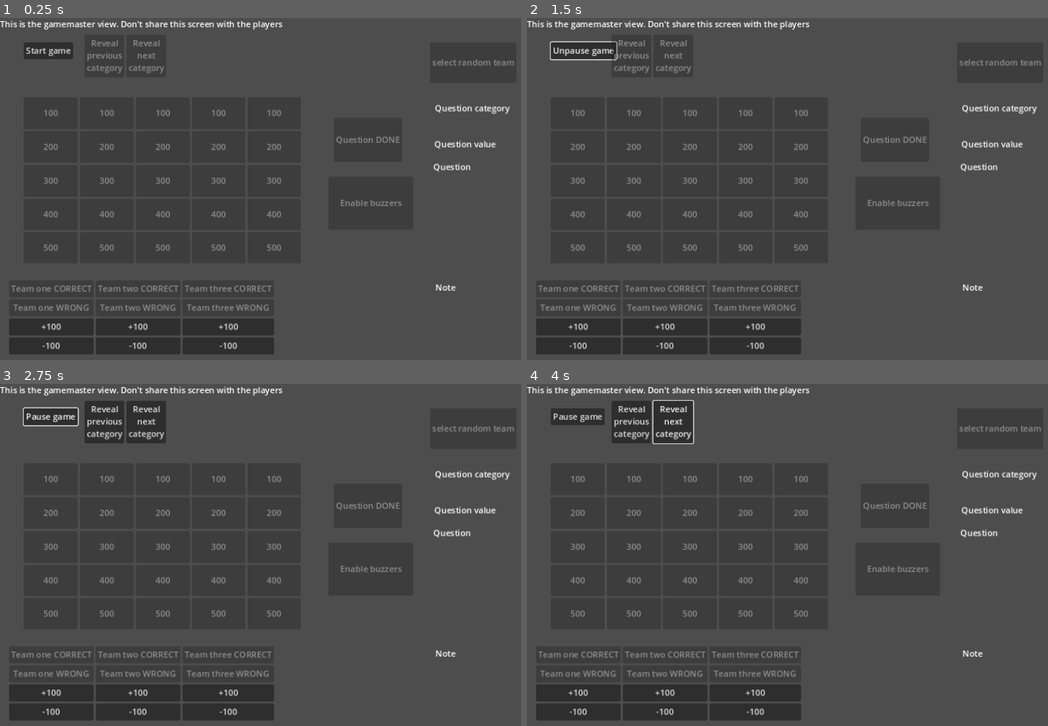
Above: before the commit, frames 1-4 (two rows, left to right).
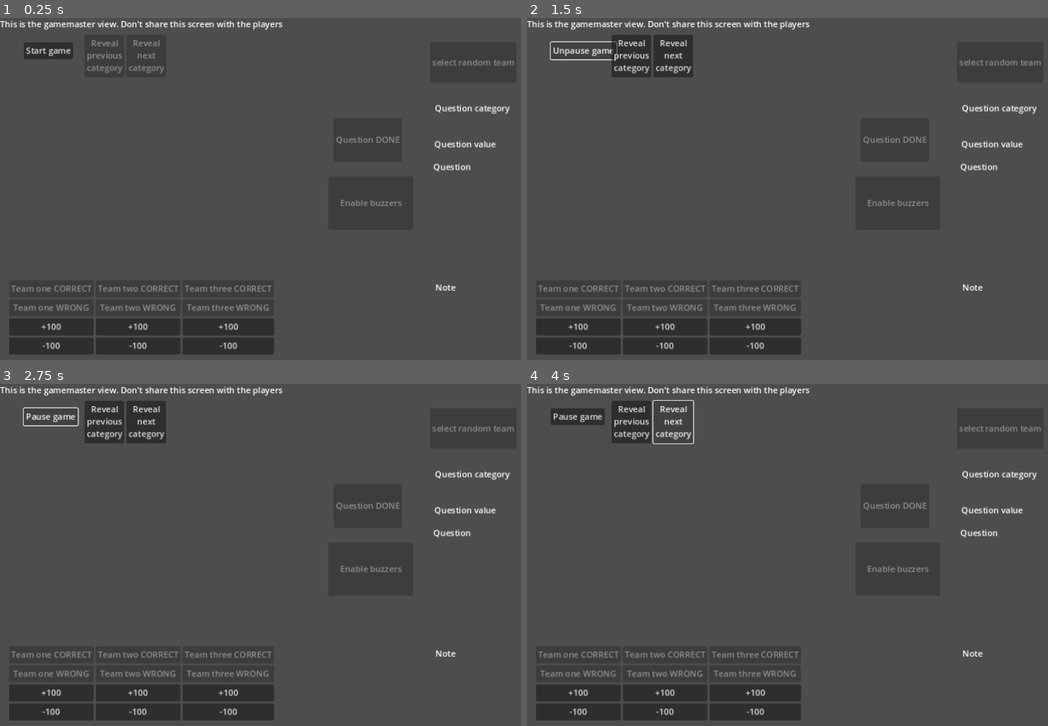
Above: after the commit, the same moments.

Repository: karel1980/jeopardy
Game: Godot game, scene res://main.tscn
Two runs of this game, one before a commit and one after it. Both use one fixed random seed, a clock stepped at 60 frames per second and the inputs below.
Inputs:
- Up to frame 1 (0.25 s): no input
- Up to frame 2 (1.5 s): click "Start game" at 0.5 s; click "Pause game" at 1.25 s
- Up to frame 3 (2.75 s): click "Unpause game" at 2 s
- Up to frame 4 (4 s): click "Reveal previous category" at 2.75 s; click "Reveal next category" at 3.5 s

The runs differ from the first frame. In frame 1, 0.5% of the frame differs, in the area x 8-54%, y 26-69%; in frame 2, 0.8%, in the area x 8-54%, y 6-69%; in frame 3, 0.5%; in frame 4, 0.5%.
Error before the commit: Cannot call method 'get_as_text' on a null value. (res://main.gd:25)
Error after the commit: Parse Error: Cannot call non-static function "show()" on the class "VBoxContainer" directly. Make an instance instead. (res://playerview.gd:72)

Commit message:
Declare all $ references up front

Diff:
--- a/frontend/playerview.gd
+++ b/frontend/playerview.gd
@@ -1,6 +1,7 @@
 extends Node2D
 
 @onready var intro_screen = $intro_screen
+@onready var categories_slider := $categories_slider
 @onready var question_holder := $question_holder
 @onready var questionboard = $VBoxContainer/questionboard
 @onready var scoreboard = $VBoxContainer/scoreboard
@@ -49,46 +50,46 @@
 	categories = game["categories"]
 
 func init_categories_slider():
-	for btn in $categories_slider.get_children():
+	for btn in categories_slider.get_children():
 		var style_box = StyleBoxFlat.new()
 		style_box.bg_color = Color(.2, .2, 1)
 		btn.add_theme_stylebox_override("normal", style_box)
 		btn.add_theme_font_size_override("font_size", 40)
 
 	for cat_idx in range(len(categories)):
-		$categories_slider.get_child(cat_idx).text = categories[cat_idx]["name"]
+		categories_slider.get_child(cat_idx).text = categories[cat_idx]["name"]
 
 	position_categories_slider(current_category_slider_idx)
 
 func position_categories_slider(cat_idx):
 	var sz = $VBoxContainer.get_rect().size
-	$categories_slider.position = Vector2(-current_category_slider_idx * sz.x, 0)
-	$categories_slider.size = Vector2(sz.x * 5, sz.y)
+	categories_slider.position = Vector2(-current_category_slider_idx * sz.x, 0)
+	categories_slider.size = Vector2(sz.x * 5, sz.y)
 
 
 func start_game():
 	intro_screen.hide()
-	$VBoxContainer.show()
+	VBoxContainer.show()
 	question_holder.show()
 
 func pause_game():
 	intro_screen.show()
-	$VBoxContainer.hide()
+	VBoxContainer.hide()
 	question_holder.hide()
 
 func reveal_category(cat_idx):
 	position_categories_slider(cat_idx)
 	current_category_slider_idx = cat_idx
-	$categories_slider.show()
+	categories_slider.show()
 	var tween = create_tween()
 
 	var sz = $VBoxContainer.get_rect().size
-	tween.tween_property($categories_slider, "position", Vector2(sz.x * (-cat_idx), 0), 0.3)
+	tween.tween_property(categories_slider, "position", Vector2(sz.x * (-cat_idx), 0), 0.3)
 
 func hide_categories_slider():
 	var tween = create_tween()
 	var sz = $VBoxContainer.get_rect().size
-	tween.tween_property($categories_slider, "position", Vector2(sz.x * -6, 0), 0.3)
+	tween.tween_property(categories_slider, "position", Vector2(sz.x * -6, 0), 0.3)
 
 func show_category_names():
 	for cat_idx in range(len(categories)):
